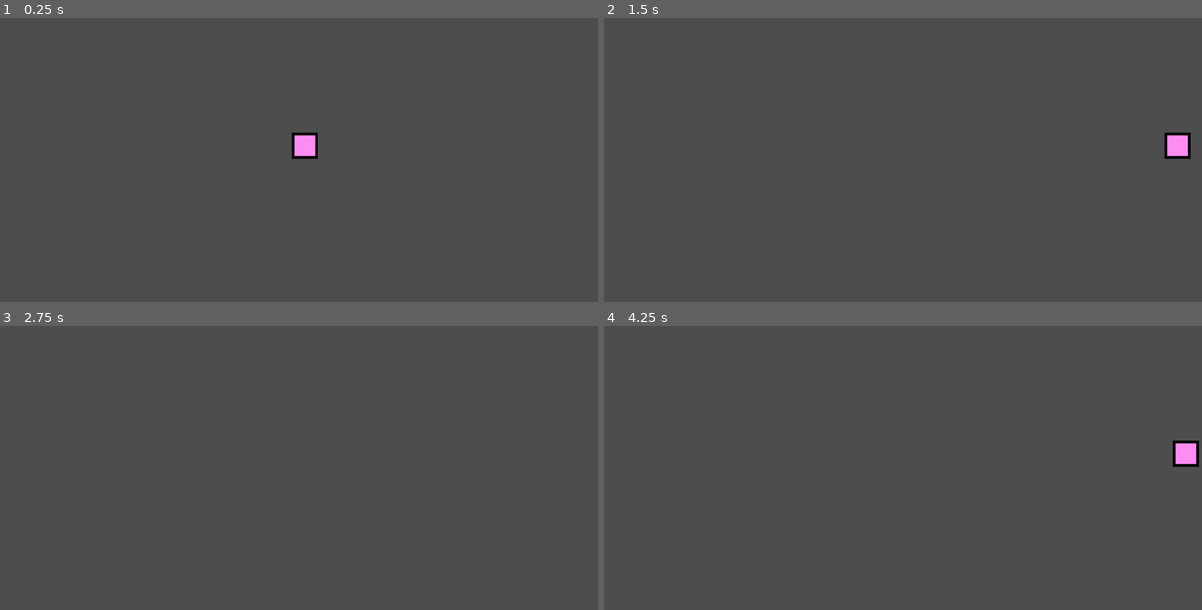
Above: before the commit, frames 1-4 (two rows, left to right).
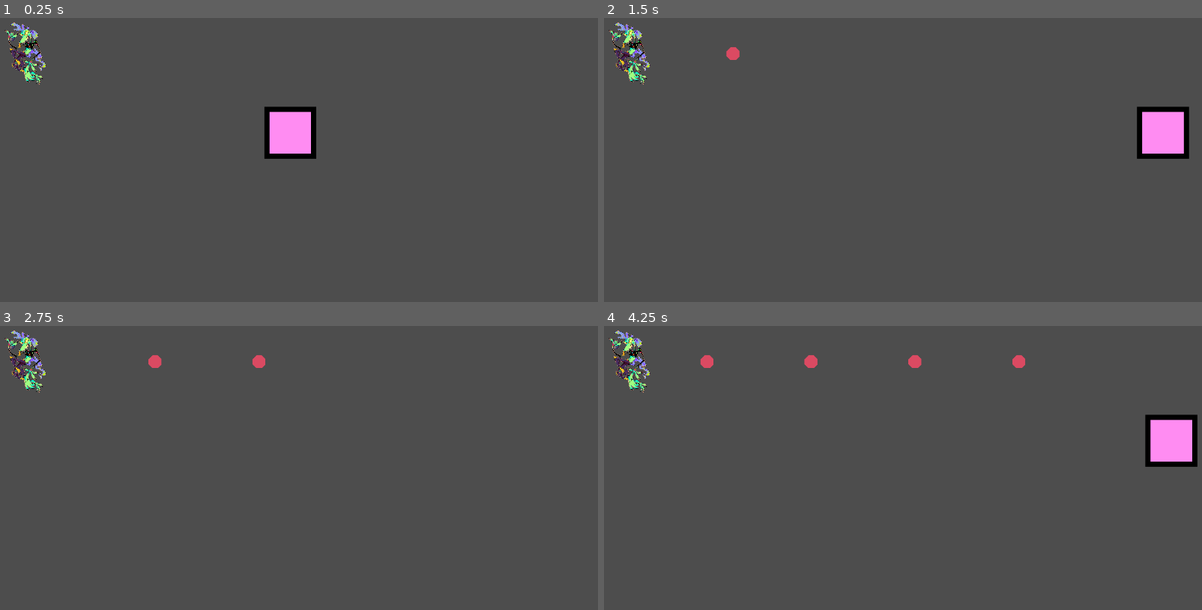
Above: after the commit, the same moments.

Repository: RoroZoro41/The_Kobold_Sisters
Game: Godot game, scene res://Scenes/main.tscn
Two runs of this game, one before a commit and one after it. Both use one fixed random seed, a clock stepped at 60 frames per second and the inputs below.
Inputs (mouse positions are in pixels of both pictures, inside the frame that each line leads up to):
- Up to frame 1 (0.25 s): no input
- Up to frame 2 (1.5 s): tap Enter at 0.5 s; move the mouse to (1034, 117) at 0.52 s; hold D (right) 0.53-1.25 s; tap K (dodge) at 0.6 s; click (1034, 117) at 0.67 s; drag from (783, 151) to (873, 199) at 1.27 s
- Up to frame 3 (2.75 s): move the mouse to (358, 368) at 2.02 s; hold D (right) from 2.03 s (still down); tap K (dodge) at 2.1 s
- Up to frame 4 (4.25 s): release D (right) at 2.75 s; drag from (873, 507) to (723, 391) at 2.77 s; move the mouse to (1082, 493) at 3.52 s; hold A (left) from 3.53 s (still down); tap K (dodge) at 3.6 s

The runs differ from the first frame. In frame 1, 2.0% of the frame differs, in the area x 0-54%, y 1-50%; in frame 2, 2.1%; in frame 3, 0.8%; in frame 4, 2.4%, in the area x 0-100%, y 1-50%.

Commit message:
added a temp enemy, and a boolet. The enemy shoots boolets

Diff:
--- /dev/null
+++ b/Scenes/basic_boolet.tscn
@@ -0,0 +1,20 @@
+[gd_scene load_steps=3 format=3 uid="uid://bcdpke6434w5h"]
+
+[ext_resource type="Script" path="res://Scripts/basic_boolet.gd" id="1_c0vhs"]
+
+[sub_resource type="RectangleShape2D" id="RectangleShape2D_xkbuv"]
+size = Vector2(50, 50)
+
+[node name="Basic boolet" type="CharacterBody2D"]
+scale = Vector2(0.5, 0.5)
+script = ExtResource("1_c0vhs")
+metadata/_edit_horizontal_guides_ = [-25.0]
+metadata/_edit_vertical_guides_ = [-25.0]
+
+[node name="Polygon2D" type="Polygon2D" parent="."]
+color = Color(0.86, 0.2924, 0.387, 1)
+polygon = PackedVector2Array(-25, 0, -25, -10, -10, -25, 10, -25, 25, -10, 25, 10, 10, 25, -10, 25, -25, 10)
+
+[node name="CollisionShape2D" type="CollisionShape2D" parent="."]
+shape = SubResource("RectangleShape2D_xkbuv")
+debug_color = Color(0, 0.595, 0.7, 0.321569)
--- a/Scenes/main.tscn
+++ b/Scenes/main.tscn
@@ -1,8 +1,13 @@
-[gd_scene load_steps=2 format=3 uid="uid://ou4u3bv854um"]
+[gd_scene load_steps=3 format=3 uid="uid://ou4u3bv854um"]
 
 [ext_resource type="PackedScene" uid="uid://cdrlc0s5jotte" path="res://Scenes/player.tscn" id="1_6lryt"]
+[ext_resource type="PackedScene" uid="uid://daspw43dikf8j" path="res://Scenes/temp_enemy_shooter.tscn" id="2_wkghl"]
 
 [node name="main" type="Node2D"]
 
 [node name="Player" parent="." instance=ExtResource("1_6lryt")]
-position = Vector2(588, 347)
+position = Vector2(560, 322)
+scale = Vector2(1, 1)
+
+[node name="Temp enemy shooter" parent="." instance=ExtResource("2_wkghl")]
+position = Vector2(50, 170)
--- /dev/null
+++ b/Scenes/temp_enemy_shooter.tscn
@@ -0,0 +1,22 @@
+[gd_scene load_steps=4 format=3 uid="uid://daspw43dikf8j"]
+
+[ext_resource type="Texture2D" uid="uid://dj4jjlupt0mcc" path="res://Sprites/Sea lizorse.png" id="1_1o6d1"]
+[ext_resource type="Script" path="res://Scripts/temp_enemy_shooter.gd" id="1_gypfn"]
+
+[sub_resource type="RectangleShape2D" id="RectangleShape2D_spvoc"]
+size = Vector2(100, 120)
+
+[node name="Temp enemy shooter" type="CharacterBody2D" groups=["Enemy"]]
+script = ExtResource("1_gypfn")
+
+[node name="Sprite2D" type="Sprite2D" parent="."]
+scale = Vector2(0.249221, 0.259179)
+texture = ExtResource("1_1o6d1")
+
+[node name="CollisionShape2D" type="CollisionShape2D" parent="."]
+shape = SubResource("RectangleShape2D_spvoc")
+
+[node name="Shooting cooldown" type="Timer" parent="."]
+autostart = true
+
+[connection signal="timeout" from="Shooting cooldown" to="." method="_on_shooting_cooldown_timeout"]
--- /dev/null
+++ b/Scripts/basic_boolet.gd
@@ -0,0 +1,4 @@
+extends CharacterBody2D
+
+func _process(delta: float) -> void:
+	move_and_slide()
--- /dev/null
+++ b/Scripts/temp_enemy_shooter.gd
@@ -0,0 +1,14 @@
+extends CharacterBody2D
+
+@export var speed:float = 200
+@onready var shooting_cooldown: Timer = $"Shooting cooldown"
+const BASIC_BOOLET = preload("res://Scenes/basic_boolet.tscn")
+
+
+
+func _on_shooting_cooldown_timeout() -> void:
+	var basic_boolet: CharacterBody2D = BASIC_BOOLET.instantiate()
+	var collisionShape:CollisionShape2D = $CollisionShape2D
+	basic_boolet.position = position + Vector2(collisionShape.shape.size.x, 0)
+	basic_boolet.velocity = Vector2.RIGHT * speed
+	get_parent().add_child(basic_boolet)
--- a/project.godot
+++ b/project.godot
@@ -18,6 +18,10 @@
 [editor_plugins]
 
 enabled=PackedStringArray("res://addons/ridiculous_coding/plugin.cfg")
+
+[global_group]
+
+Enemy=""
 
 [input]
 
Binary file added: Sprites/Sea lizorse.png
Not shown, added: Sprites/Sea lizorse.png.import
